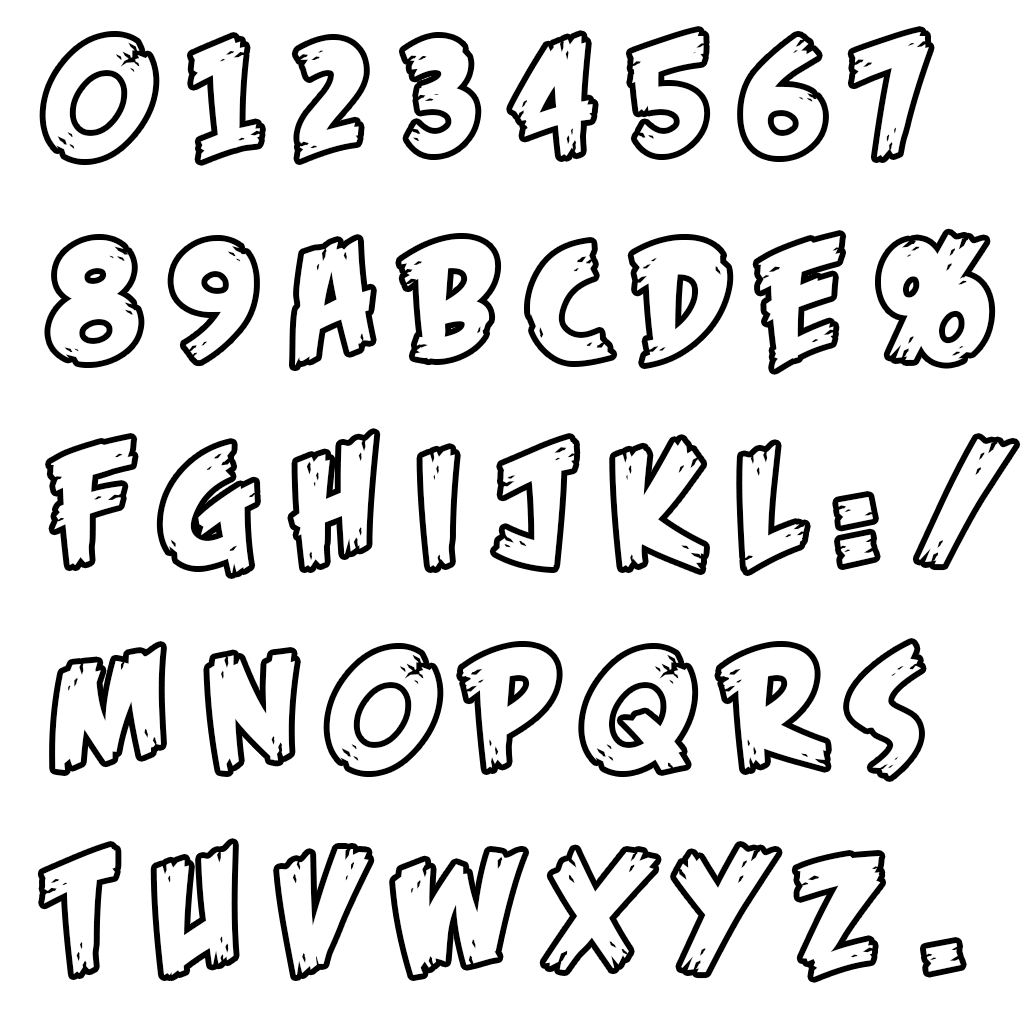
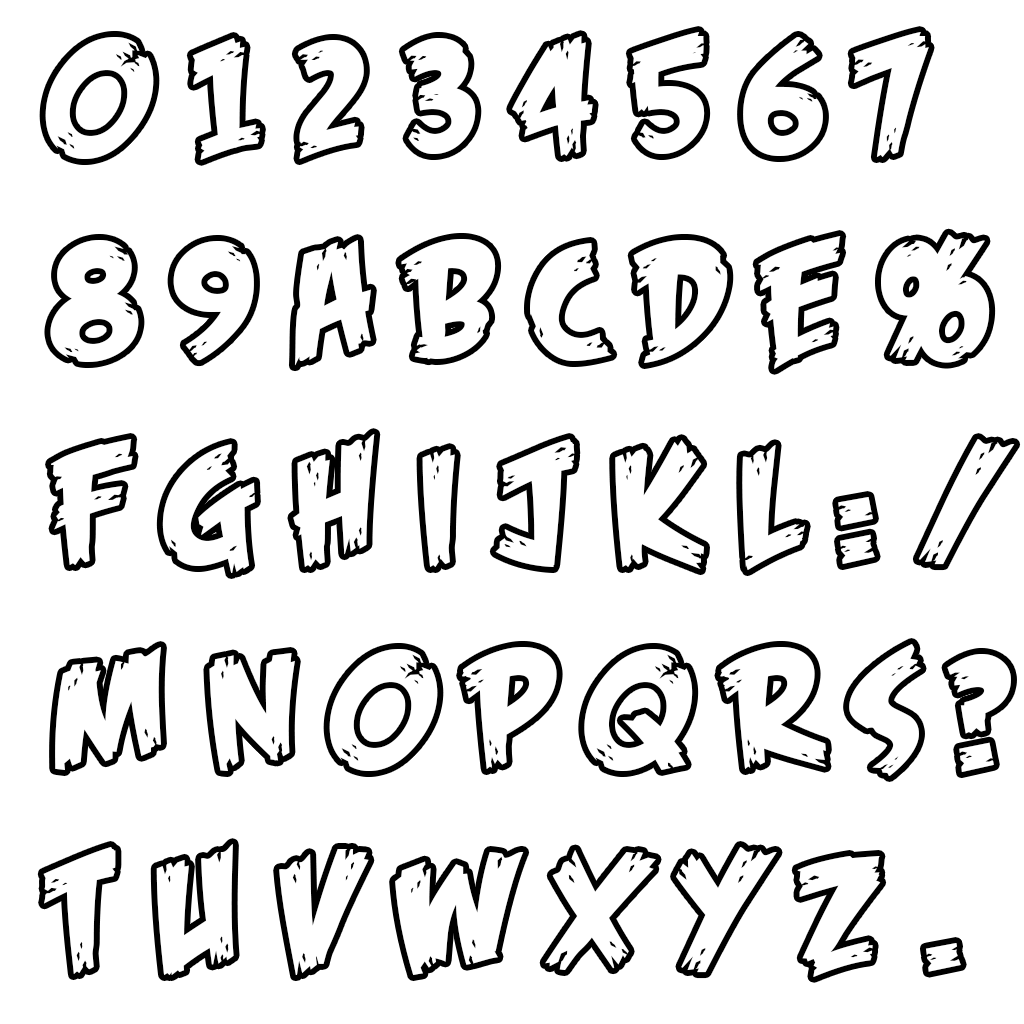
The second 1024×1024 image is a revision of the first. Changes to its layers:
added layer "Dropped Buffer #2" above "Dropped Buffer #1" over [941, 648, 1017, 778]
